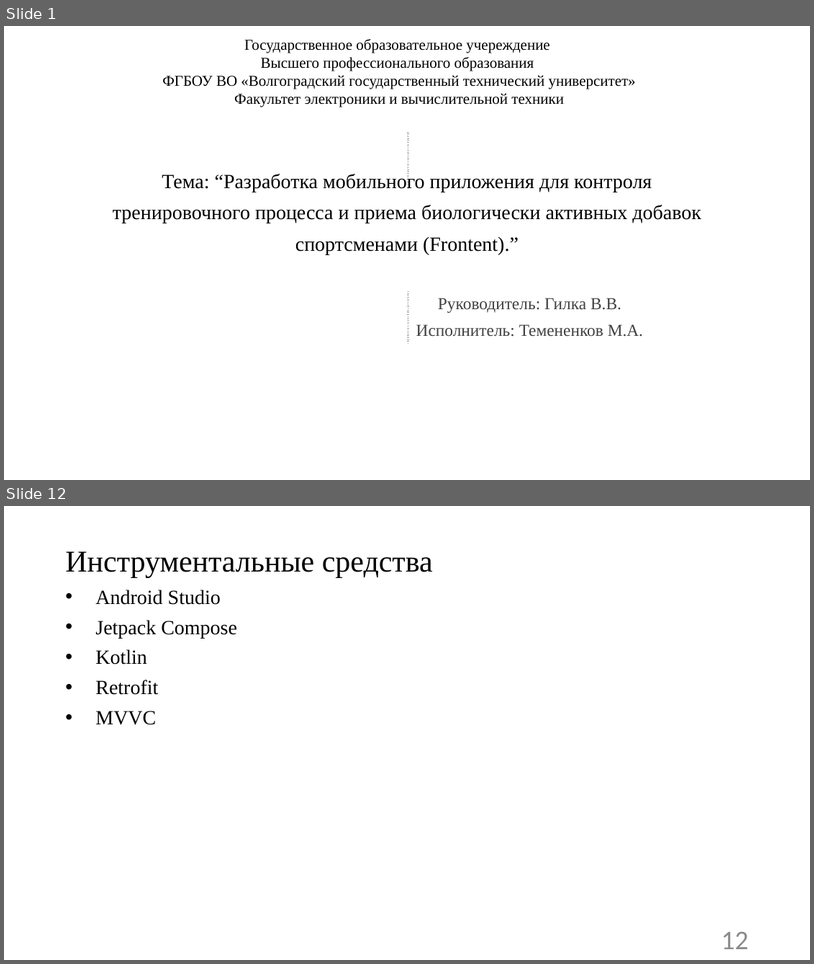
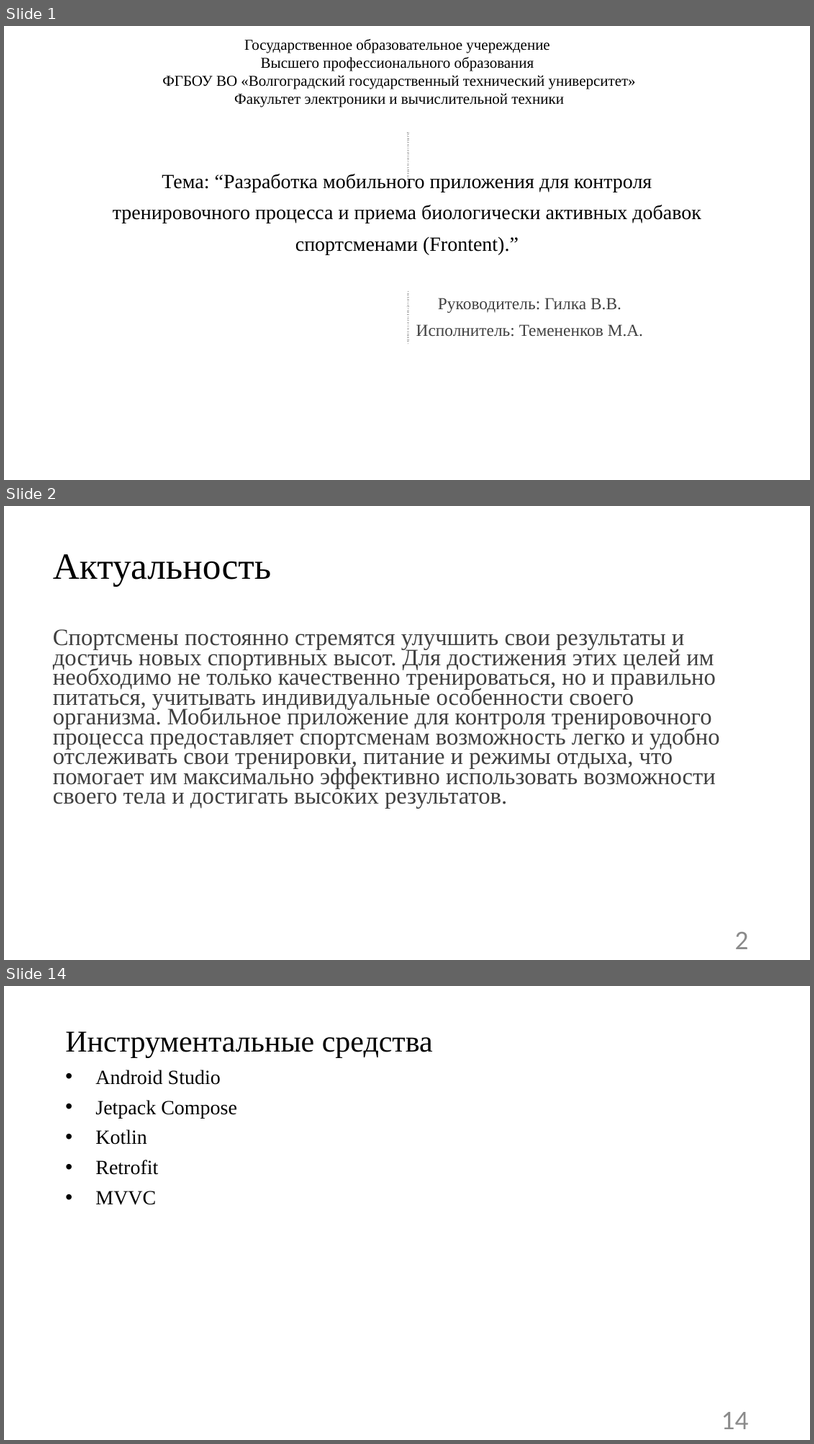
Before and after one commit to vadimgilka/SportApp, a slide deck: Documentation/Documentation Frontend/предзащита.pptx. Shown one above the other, each under a label of ours: slides 1 and 12 before the commit, slides 1, 2 and 14 after it; the slides between them are not shown. The pictures are 814x964 and 814x1444 pixels, drawn with LibreOffice and Linux fonts; fonts in the diff are those of the drawing. Boxes give left, top, right and bottom in pixels: in the first picture for what was removed or moved away, otherwise in the second. Text is boxed around its words. In the diff, an @@ line names an element or a change of style, - is before the commit and + after.

```diff
--- a/Documentation/Documentation Frontend/предзащита.pptx
+++ b/Documentation/Documentation Frontend/предзащита.pptx
@@ slide 2 added at [4, 506, 810, 960], background #FFFFFF @@
@@ title added at [53, 554, 271, 587], 44 pt, text #000000 @@
+Актуальность
@@ text added at [53, 629, 720, 808], 28 pt, text #404040 @@
+Спортсмены постоянно стремятся улучшить свои результаты и достичь новых спортивных высот. Для достижения этих целей им необходимо не только качественно тренироваться, но и правильно питаться, учитывать индивидуальные особенности своего организма. Мобильное приложение для контроля тренировочного процесса предоставляет спортсменам возможность легко и удобно отслеживать свои тренировки, питание и режимы отдыха, что помогает им максимально эффективно использовать возможности своего тела и достигать высоких результатов.
@@ page number added at [736, 932, 749, 949], 32 pt, text #8C8C8C @@
+2
@@ what was slide 12 is now slide 14 @@
@@ page number at [722, 1412, 749, 1429]: text changed @@
-12
+14
```
Also in this commit, not shown: 7 slides changed, 6 other slides added, 5 slides removed, 8 other files.
